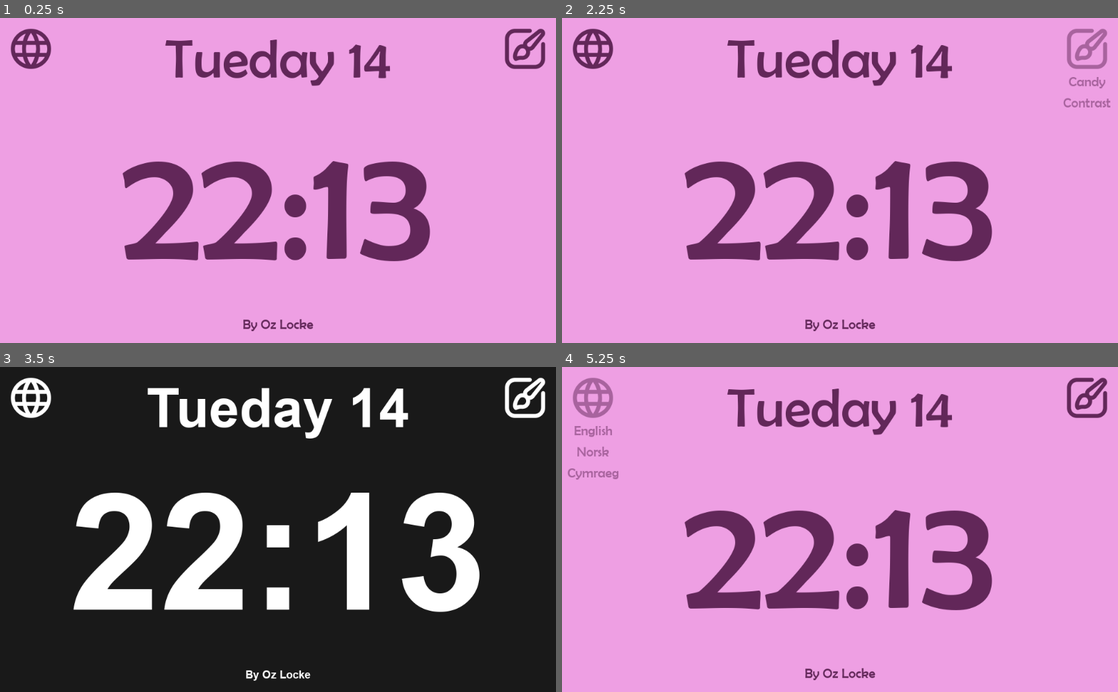
Above: before the commit, frames 1-4 (two rows, left to right).
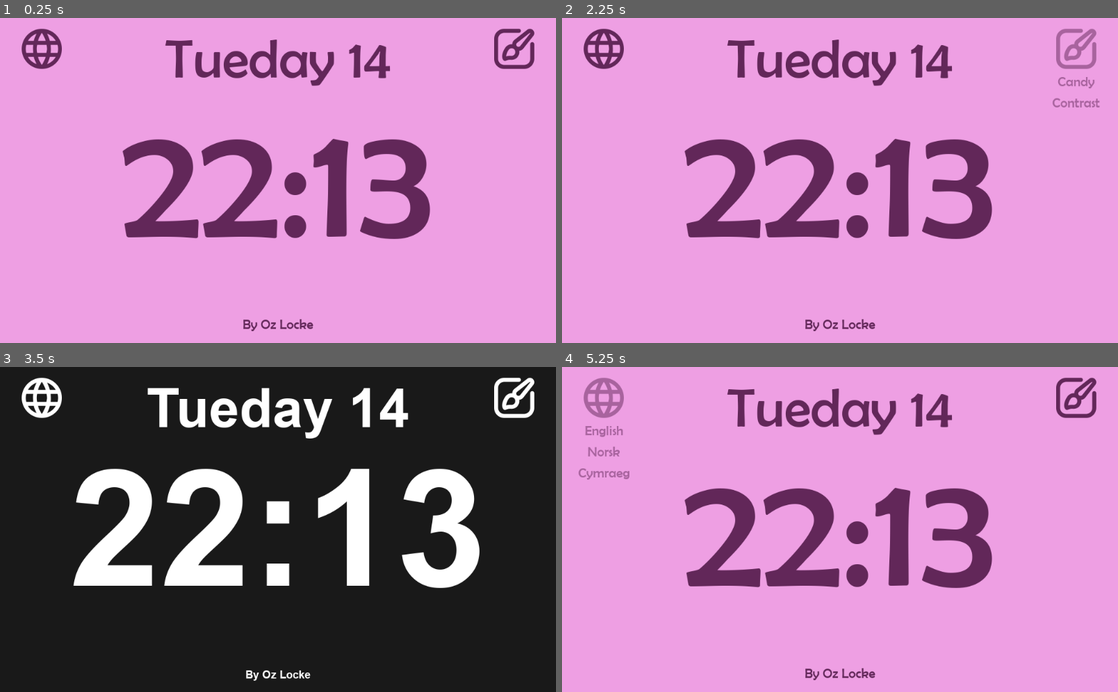
Above: after the commit, the same moments.

Repository: OzLocke/when
Game: Godot game, scene res://main.tscn
Same seed, same stepped clock (60 frames per second), same inputs: the game is played once before the commit and once after it.
Inputs (mouse positions are in pixels of both pictures, inside the frame that each line leads up to; where the layout moved, square brackets give the same spot in the first picture):
- Up to frame 1 (0.25 s): no input
- Up to frame 2 (2.25 s): click (1073, 60) [1084, 60] at 0.5 s; click "Candy" at 1.25 s; click (1073, 60) [1084, 60] at 2 s
- Up to frame 3 (3.5 s): click "Contrast" at 2.75 s
- Up to frame 4 (5.25 s): click (1073, 409) [1084, 409] at 3.5 s; click "Candy" at 4.25 s; click (606, 409) [595, 409] at 5 s

The runs differ from the first frame. In frame 1, 12% of the frame differs, in the area x 1-99%, y 3-75%; in frame 2, 12%; in frame 3, 16%, in the area x 1-99%, y 3-76%; in frame 4, 12%.

Commit message:
small changes: simplified some code and moved time behind doc flow so it's properly centered

Diff:
--- a/app/main.gd
+++ b/app/main.gd
@@ -1,6 +1,5 @@
 extends Control
 
-var verbose = true
 # Create theme data
 var themes = {
 	"Candy" : {
@@ -51,7 +50,7 @@
 	loc_language_button = $Container/Rows/Cols/LanguageButton
 	loc_date = $Container/Rows/Cols/Date
 	loc_themes_button = $Container/Rows/Cols/ThemesButton
-	loc_time = $Container/Rows/Time
+	loc_time = $Time
 	loc_about = $Container/Rows/About
 
 	build_popup("Language", language_list)
@@ -154,11 +153,9 @@
 
 func _on_popup_mouse_entered():
 	over_popup = true
-	print(over_popup)
 
 func _on_popup_mouse_exited():
 	over_popup = false
-	print(over_popup)
 
 func _on_LanguageButton_button_up():
 	#Show popup on click (moving popup to under it's buttons)
--- a/app/main.tscn
+++ b/app/main.tscn
@@ -12,27 +12,39 @@
 "_edit_use_anchors_": false
 }
 
+[node name="Time" type="Label" parent="."]
+anchor_right = 1.0
+anchor_bottom = 1.0
+size_flags_horizontal = 3
+size_flags_vertical = 3
+text = "00:00"
+align = 1
+valign = 1
+__meta__ = {
+"_edit_use_anchors_": false
+}
+
 [node name="Container" type="MarginContainer" parent="."]
 anchor_right = 1.0
 anchor_bottom = 1.0
 mouse_filter = 2
-custom_constants/margin_right = 20
+custom_constants/margin_right = 40
 custom_constants/margin_top = 20
-custom_constants/margin_left = 20
+custom_constants/margin_left = 40
 custom_constants/margin_bottom = 20
 __meta__ = {
 "_edit_use_anchors_": false
 }
 
 [node name="Rows" type="VBoxContainer" parent="Container"]
-margin_left = 20.0
+margin_left = 40.0
 margin_top = 20.0
-margin_right = 1004.0
+margin_right = 984.0
 margin_bottom = 580.0
 mouse_filter = 2
 
 [node name="Cols" type="HBoxContainer" parent="Container/Rows"]
-margin_right = 984.0
+margin_right = 944.0
 margin_bottom = 74.0
 mouse_filter = 2
 
@@ -44,7 +56,7 @@
 
 [node name="Date" type="Label" parent="Container/Rows/Cols"]
 margin_left = 78.0
-margin_right = 906.0
+margin_right = 866.0
 margin_bottom = 74.0
 size_flags_horizontal = 3
 size_flags_vertical = 3
@@ -57,28 +69,21 @@
 }
 
 [node name="ThemesButton" type="TextureButton" parent="Container/Rows/Cols"]
-margin_left = 910.0
-margin_right = 984.0
+margin_left = 870.0
+margin_right = 944.0
 margin_bottom = 74.0
 size_flags_horizontal = 0
 texture_normal = ExtResource( 6 )
 
-[node name="Time" type="Label" parent="Container/Rows"]
+[node name="Spacer" type="Control" parent="Container/Rows"]
 margin_top = 78.0
-margin_right = 984.0
+margin_right = 944.0
 margin_bottom = 542.0
-size_flags_horizontal = 3
 size_flags_vertical = 3
-text = "00:00"
-align = 1
-valign = 1
-__meta__ = {
-"_edit_use_anchors_": false
-}
 
 [node name="About" type="Label" parent="Container/Rows"]
 margin_top = 546.0
-margin_right = 984.0
+margin_right = 944.0
 margin_bottom = 560.0
 size_flags_horizontal = 3
 text = "By Oz Locke"
Not shown, changed: when.pck
